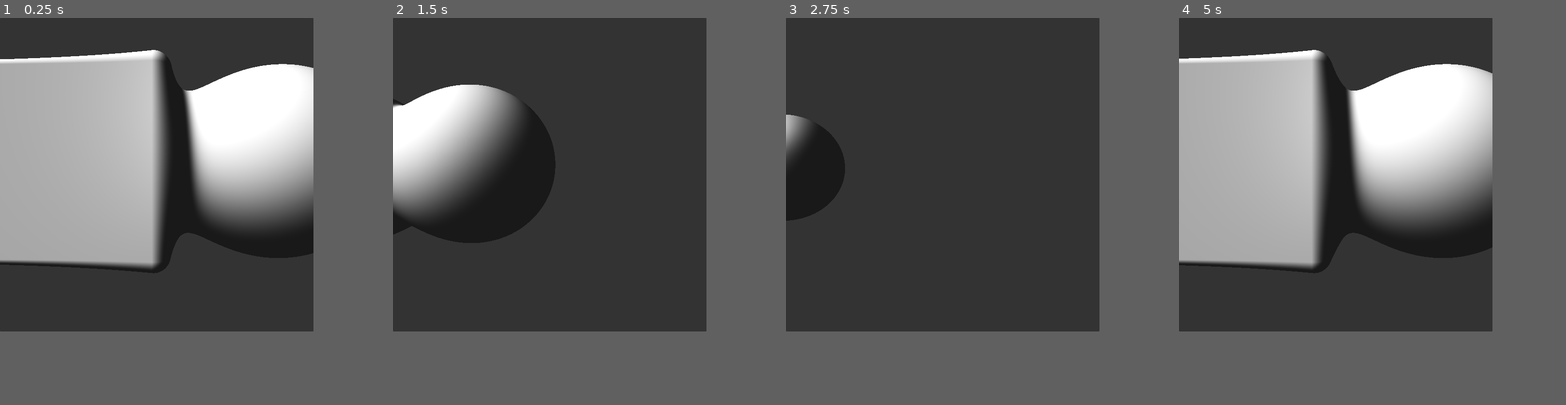
Above: before the commit, frames 1-4 (left to right).
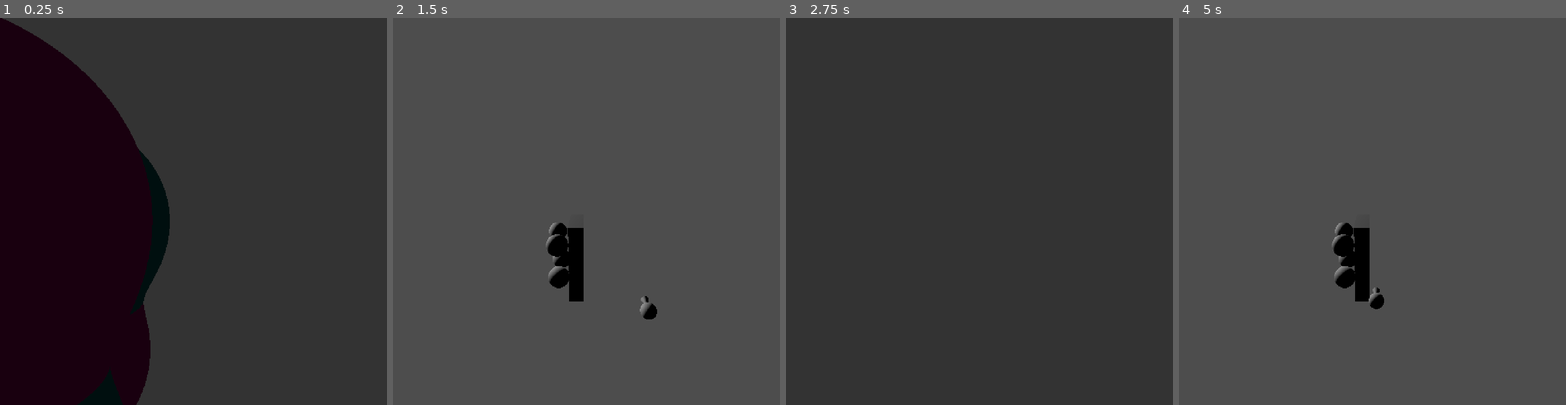
Above: after the commit, the same moments.

Repository: A4molaxd/RayMarchingGodot
Game: Godot game, scene res://Scene.tscn
Same seed, same stepped clock (60 frames per second), same inputs: the game is played once before the commit and once after it.
Inputs:
- Up to frame 1 (0.25 s): no input
- Up to frame 2 (1.5 s): tap Enter (changeMode) at 0.5, 0.6, 1.35 s; hold D (right) 0.53-1.28 s; hold S (backward) from 1.28 s (still down)
- Up to frame 3 (2.75 s): release S (backward) at 2.03 s; hold D (right) from 2.03 s (still down); tap Enter (changeMode) at 2.1 s
- Up to frame 4 (5 s): release D (right) at 2.78 s; hold W (forward) 2.78-3.53 s; tap Enter (changeMode) at 2.85, 3.6, 4.35 s; hold A (left) from 3.53 s (still down)
In our replay, the window is 648x648 before the commit and 800x800 after it. These sizes can differ from the game's own. Grey fills any space a smaller window leaves; there, only what the larger window draws over its background counts as a difference.

The runs differ from the first frame. In frame 1, 53% of the frame differs, in the area x 0-81%, y 0-100%; in frame 2, 64%, in the area x 0-81%, y 0-81%; in frame 3, 2.7%; in frame 4, 63%.

Commit message:
Added materials
I have to make it so that it interpolates between colors, now one color abruptly ends and the other begins.

Diff:
--- a/Scene.tscn
+++ b/Scene.tscn
@@ -4,6 +4,8 @@
 [ext_resource type="Script" uid="uid://c6eikv5351gn" path="res://panel.gd" id="2_4cvuw"]
 
 [sub_resource type="SphereMesh" id="SphereMesh_ikpwp"]
+
+[sub_resource type="SphereMesh" id="SphereMesh_j2eoc"]
 
 [sub_resource type="BoxMesh" id="BoxMesh_4cvuw"]
 
@@ -18,23 +20,38 @@
 
 [node name="CanvasLayer" type="CanvasLayer" parent="." unique_id=792463759]
 
-[node name="Panel" type="Panel" parent="CanvasLayer" unique_id=1844890960 node_paths=PackedStringArray("camera", "object1", "object2")]
+[node name="Panel" type="Panel" parent="CanvasLayer" unique_id=1844890960 node_paths=PackedStringArray("camera", "object1", "object2", "object3", "sphere1", "sphere2")]
 material = ExtResource("1_4cvuw")
-offset_right = 648.0
-offset_bottom = 648.0
+offset_right = 1296.0
+offset_bottom = 1296.0
 script = ExtResource("2_4cvuw")
 camera = NodePath("../../Scene/Camera")
 object1 = NodePath("../../Scene/Sphere")
 object2 = NodePath("../../Scene/Box")
+object3 = NodePath("../../Scene/Sphere2")
+sphere1 = NodePath("../../Scene/Sphere3")
+sphere2 = NodePath("../../Scene/Sphere4")
 
 [node name="Scene" type="Node3D" parent="." unique_id=780885239]
 
 [node name="Sphere" type="MeshInstance3D" parent="Scene" unique_id=153551894]
-transform = Transform3D(0.32007444, 0, 0, 0, 0.32007444, 0, 0, 0, 0.32007444, -0.44, -0.046, 0.01)
+transform = Transform3D(0.32007444, 0, 0, 0, 0.32007444, 0, 0, 0, 0.32007444, 0.4160574, 0.0070791245, -0.42815465)
 mesh = SubResource("SphereMesh_ikpwp")
 
+[node name="Sphere2" type="MeshInstance3D" parent="Scene" unique_id=1600209598]
+transform = Transform3D(0.32007444, 0, 0, 0, 0.32007444, 0, 0, 0, 0.32007444, 0.42373133, 0.0271945, 0.14676954)
+mesh = SubResource("SphereMesh_j2eoc")
+
+[node name="Sphere3" type="MeshInstance3D" parent="Scene" unique_id=1284752472]
+transform = Transform3D(0.3004964, 0, 0, 0, 0.3004964, 0, 0, 0, 0.3004964, 0.4745646, 0.52191377, 0.16056836)
+mesh = SubResource("SphereMesh_j2eoc")
+
+[node name="Sphere4" type="MeshInstance3D" parent="Scene" unique_id=1380910430]
+transform = Transform3D(0.31815633, 0, 0, 0, 0.31815633, 0, 0, 0, 0.31815633, 0.42034978, 0.53728545, -0.46493196)
+mesh = SubResource("SphereMesh_j2eoc")
+
 [node name="Box" type="MeshInstance3D" parent="Scene" unique_id=1444509648]
-transform = Transform3D(0.265, 0, 0, 0, -1.1583517e-08, 0.265, 0, -0.265, -1.1583517e-08, 0.27804554, -0.035, 0)
+transform = Transform3D(0.21, 0, 0, 0, -2.928663e-08, 1.195, 0, -0.67, -5.2235112e-08, 0.15424782, 0.21045938, -0.1507768)
 mesh = SubResource("BoxMesh_4cvuw")
 
 [node name="Camera3D" type="Camera3D" parent="Scene" unique_id=727155383]
--- a/new_shader_material.tres
+++ b/new_shader_material.tres
@@ -5,9 +5,15 @@
 [resource]
 shader = ExtResource("1_50bgh")
 shader_parameter/object1 = Vector4(0, 0, 0, 7.53)
+shader_parameter/object3 = Vector4(0, 0, 0, 0)
 shader_parameter/object21 = Vector3(0, 0, 0)
 shader_parameter/object22 = Vector3(0, 0, 0)
-shader_parameter/lightDir = Vector3(0.577, -0.57, -0.57)
+shader_parameter/sphere1 = Vector4(0, 0, 0, 0)
+shader_parameter/sphere2 = Vector4(0, 0, 0, 0)
+shader_parameter/color1 = Color(1, 0, 0.5921569, 1)
+shader_parameter/color2 = Color(0, 0.6039216, 0.60784316, 1)
+shader_parameter/backgColor = Color(0.15199637, 0.15199634, 0.15199634, 1)
+shader_parameter/lightDir = Vector3(0.502, -0.295, -0.21)
 shader_parameter/pos = Vector3(3.68, 0, 0)
 shader_parameter/dir = Vector3(1, 0, 0)
 shader_parameter/FOV = 100.0
--- a/panel.gd
+++ b/panel.gd
@@ -9,6 +9,9 @@
 
 @export var object1: MeshInstance3D
 @export var object2: MeshInstance3D
+@export var object3: MeshInstance3D
+@export var sphere1: MeshInstance3D
+@export var sphere2: MeshInstance3D
 
 
 @onready var shader = preload("res://new_shader_material.tres")
@@ -38,7 +41,10 @@
 	camera.position = pos*Vector3(1, -1, 1)
 	camera.get_child(0).rotation = Vector3(-(angles.y - PI/2), angles.x, 0)
 	shader.set_shader_parameter("object1", Vector4(object1.position.x, object1.position.y, object1.position.z, object1.scale.x))
+	shader.set_shader_parameter("object3", Vector4(object3.position.x, object3.position.y, object3.position.z, object3.scale.x))
+	shader.set_shader_parameter("sphere1", Vector4(sphere1.position.x, sphere1.position.y, sphere1.position.z, sphere1.scale.x))
+	shader.set_shader_parameter("sphere2", Vector4(sphere2.position.x, sphere2.position.y, sphere2.position.z, sphere2.scale.x))
 	shader.set_shader_parameter("object21", Vector3(object2.position.x, object2.position.y, object2.position.z))
 	shader.set_shader_parameter("object22", Vector3(object2.scale.x, object2.scale.y, object2.scale.z))
-	#if Input.is_action_just_pressed("changeMode"):
-		#self.visible = not self.visible
+	if Input.is_action_just_pressed("changeMode"):
+		self.visible = not self.visible
--- a/project.godot
+++ b/project.godot
@@ -17,7 +17,8 @@
 
 [display]
 
-window/size/viewport_width=648
+window/size/viewport_width=1296
+window/size/viewport_height=1296
 window/stretch/mode="canvas_items"
 window/stretch/aspect="expand"
 
--- a/shader.gdshader
+++ b/shader.gdshader
@@ -20,15 +20,22 @@
 }
 
 uniform vec4 object1; // Sphere
+uniform vec4 object3; // Sphere 2
 uniform vec3 object21; // Box position
 uniform vec3 object22; // Box scale
+uniform vec4 sphere1;
+uniform vec4 sphere2;
+
+uniform vec3 color1: source_color;
+uniform vec3 color2: source_color;
+uniform vec3 backgColor: source_color;
 
 uniform vec3 lightDir;
 
 uniform vec3 pos; // = vec3(-1.0, 0.0, 0.5);
 uniform vec3 dir; // = vec3(1, 0, 0);
 
-const float EPSILON = 0.05;
+const float EPSILON = 0.01;
 
 float smax(float a, float b){
 	return (a + b + sqrt(pow((a-b), 2.) + EPSILON))/2.;
@@ -36,18 +43,24 @@
 float smin(float a, float b){
 	return -smax(-a, -b);
 }
-
-float sdfScene(vec3 p){
-	return min(smin(sdfSphere(p, object1.xyz, object1.w), sdfBox(p, object21, object22)), 10000.);
+vec4 smin(vec4 a, vec4 b){
+	return vec4(a.w<b.w?a.xyz:b.xyz, smin(a.w, b.w));
+}
+vec4 sdfScene(vec3 p){
+	return smin(smin(smin(
+		vec4(color1, sdfSphere(p, object1.xyz, object1.w)),
+		vec4(color2, sdfSphere(p, object3.xyz, object3.w))),
+		vec4(color1, sdfSphere(p, sphere1.xyz, sphere1.w))),
+		vec4(color2, sdfSphere(p, sphere2.xyz, sphere2.w)));
 }
 
 vec3 calcNormalScene(vec3 p){
-	const float eps = 0.0001;
+	const float eps = 0.00001;
 	const vec2 h = vec2(eps, 0);
 	return normalize(vec3(
-		sdfScene(p+h.xyy) - sdfScene(p-h.xyy),
-		sdfScene(p+h.yxy) - sdfScene(p-h.yxy),
-		sdfScene(p+h.yyx) - sdfScene(p-h.yyx)
+		sdfScene(p+h.xyy).w - sdfScene(p-h.xyy).w,
+		sdfScene(p+h.yxy).w - sdfScene(p-h.yxy).w,
+		sdfScene(p+h.yyx).w - sdfScene(p-h.yyx).w
 	));
 }
 
@@ -55,19 +68,18 @@
 	return dot(calcNormalScene(p), lightDir);
 }
 
-float march(vec3 d, vec3 o){
+vec4 march(vec3 d, vec3 o){
 	float l = 0.;
-	for (int i = 0; i<1000; i++){
-		float minD = sdfScene(o);
+	for (int i = 0; i<10000; i++){
+		vec4 s = sdfScene(o);
+		float minD = s.w;
 		o += d*minD;
 		l += minD;
-		if (minD < .00001) return 0.1 + smoothstep(0.1, 1., lightning(o));
-		if (minD > 1000.) return 0.2;
+		if (minD < .0001) return vec4(s.xyz, 0.1 + smoothstep(0.1, 1., lightning(o)));
+		if (minD > 1000.) return vec4(backgColor, -1.);
 	}
-	return l;
+	return vec4(backgColor, l);
 }
-
-
 
 uniform float FOV: hint_range(10, 100, 5);
 uniform float v: hint_range(0.0, 3.0, 0.1);
@@ -85,10 +97,13 @@
 	} else{
 		rayDir = dir + right * ((UV.x - 0.5) * aFOV) + up * ((UV.y - 0.5) * aFOV);
 	}
-
-	float d = march(rayDir, rayPos);
-	//float c = exp(-d*0.3);
-	COLOR = vec4(vec3(d), 1.);
+	vec4 m = march(rayDir, rayPos);
+	float d = m.w;
+	if (abs(d + 1.) < 0.0001){
+		COLOR = vec4(vec3(0.2), 1.);
+	} else {
+		COLOR = vec4(m.xyz*d, 1.);
+	}
 }
 
 //void light() {
Not shown, added: export_presets.cfg
